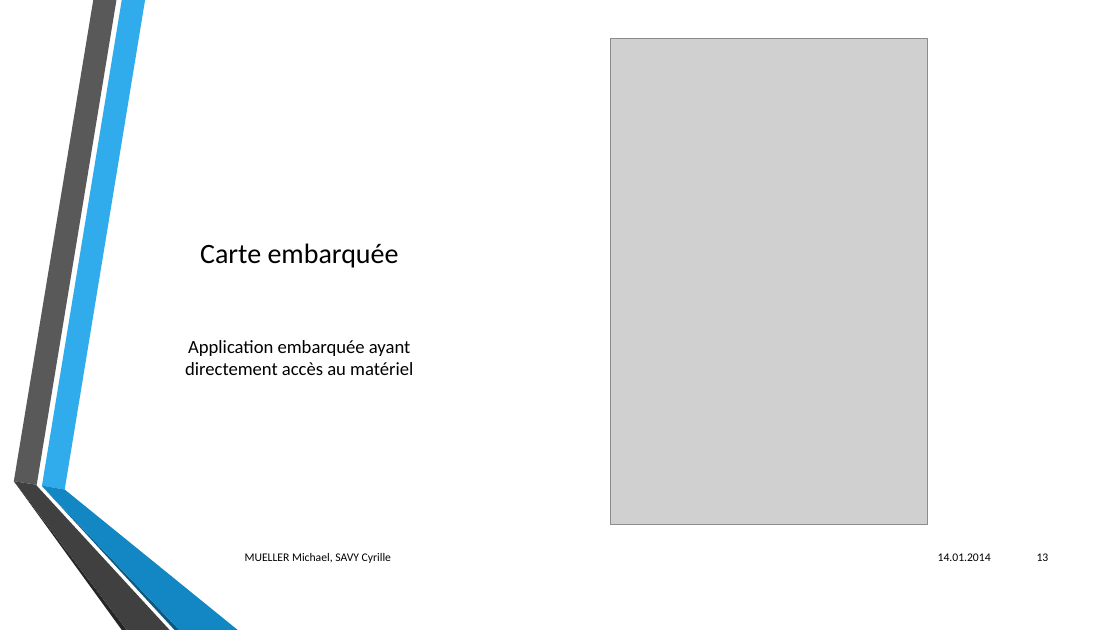
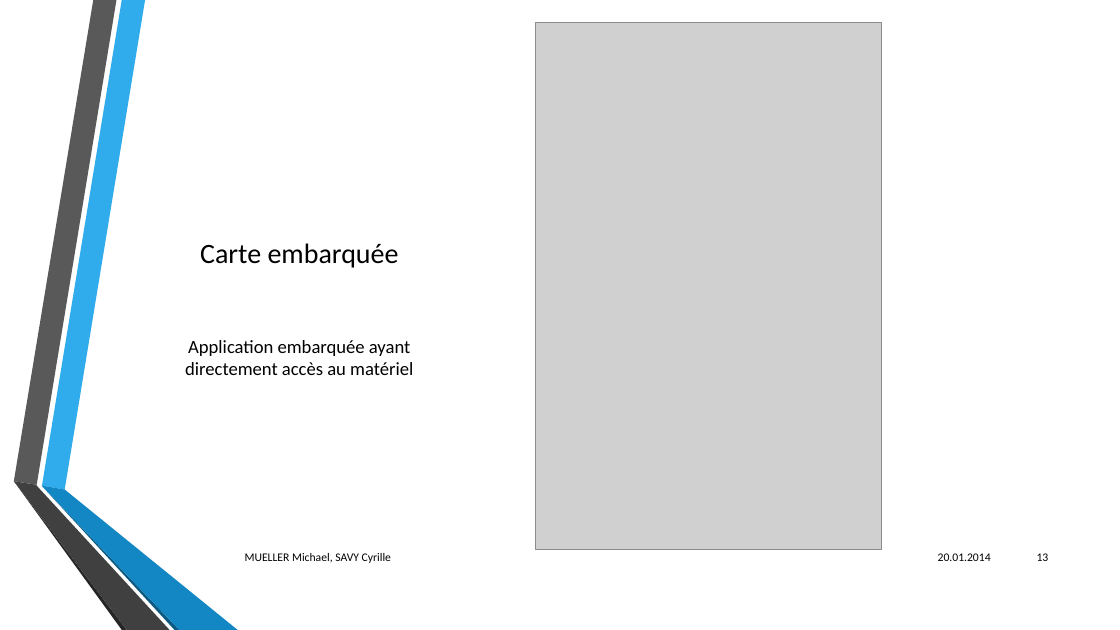
Before and after one commit to CyrilleSavy/BluetoothDevMob, a slide deck: slide 13 of Bluetooth sur Android.pptx. Drawn at 1120x630 pixels with LibreOffice and Linux fonts; fonts in the diff are those of the drawing; grey boxes stand for pictures; background and template pictures are left out. Boxes give left, top, right and bottom in pixels: in the first picture for what was removed or moved away, otherwise in the second. Text is boxed around its words. In the diff, an @@ line names an element or a change of style, - is before the commit and + after.

```diff
--- a/Bluetooth sur Android.pptx
+++ b/Bluetooth sur Android.pptx
@@ picture: place and size @@
-picture at <box>610,39,928,524</box>
+picture at <box>536,23,881,550</box>
@@ text at <box>938,553,991,561</box>: text changed @@
-14.01.2014
+20.01.2014
```
Also in this commit, not shown: 16 other slides changed, 6 other files.
